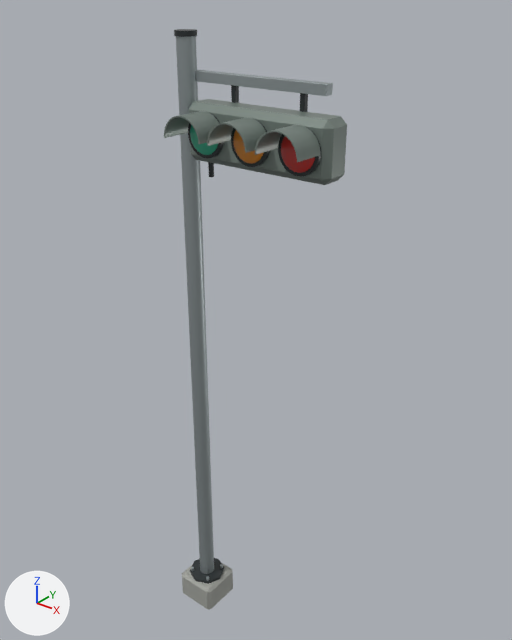
Renders of the glTF model assets/street/traffic_signal/traffic_signal.glb from each side of a commit.
Both versions are drawn from a camera (50 mm lens) standing at (3.46, -3.59, 5.27) and looking at (0.47, 0.14, 2.95). Arrows for +X, +Y and +Z are at lower left; the lights stay in place. The first picture is the older version. Where no turn or scale is listed for an object, it has been applied to the vertices. Vertices at exactly the same position are counted once.

Script lines for the objects in view, before the commit:
```python
ob_amber_convex_lens = bpy.data.objects.new('Amber convex lens', me_sphere_001)
ob_amber_convex_lens.location = (0.67, -0.179, 4.34)
ob_amber_open_sun_visor = bpy.data.objects.new('Amber open sun visor', me_amber_open_sun_visor)
ob_amber_open_sun_visor.location = (0.0, 0.0, 0.0)
ob_green_convex_lens = bpy.data.objects.new('Green convex lens', me_sphere)
ob_green_convex_lens.location = (0.3, -0.179, 4.34)
ob_green_open_sun_visor = bpy.data.objects.new('Green open sun visor', me_green_open_sun_visor)
ob_green_open_sun_visor.location = (0.0, 0.0, 0.0)
ob_horizontal_three_aspect_housing = bpy.data.objects.new('Horizontal three-aspect housing', me_cube_053)
ob_horizontal_three_aspect_housing.location = (0.67, -0.035, 4.34)
ob_red_convex_lens = bpy.data.objects.new('Red convex lens', me_sphere_002)
ob_red_convex_lens.location = (1.04, -0.179, 4.34)
ob_red_open_sun_visor = bpy.data.objects.new('Red open sun visor', me_red_open_sun_visor)
ob_red_open_sun_visor.location = (0.0, 0.0, 0.0)
ob_vertical_mast = bpy.data.objects.new('Vertical mast', me_cylinder_009)
ob_vertical_mast.location = (0.0, 0.0, 2.6)
# also in view: 'Foundation block' at (0.0, 0.0, 0.13); 'Horizontal mounting arm' at (0.55, 0.04, 4.67)
```
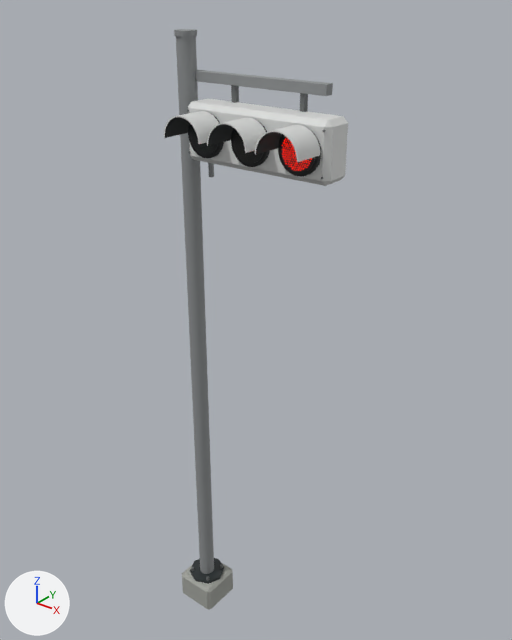
Diff of the bpy script that builds the scene:
```diff
--- a/assets/street/traffic_signal/traffic_signal.glb.py
+++ b/assets/street/traffic_signal/traffic_signal.glb.py
@@ mat_dark_visor_interior @@
+mat_dark_visor_interior = principled_material('Dark visor interior')
+mat_dark_visor_interior.base_color = (0.025, 0.028, 0.028)  # black #2c2f2f
+mat_dark_visor_interior.roughness = 0.84
@@ me_amber_open_sun_visor @@
 me_amber_open_sun_visor.from_pydata(...)  # 132 vertices, 260 faces; spans x 0.517..0.823, y -0.39..-0.17, z 4.34..4.493
+# me_amber_open_sun_visor part 1: 196 faces spanning x 0.517..0.823, y -0.39..-0.17, z 4.34..4.493 switch from mat_deep_teal_enamel (grey #79857e) to mat_warm_white_outdoor_powder_coat (light grey #d8dad8)
+# me_amber_open_sun_visor part 2: 64 faces spanning x 0.525..0.815, y -0.39..-0.17, z 4.34..4.485 switch from mat_deep_teal_enamel (grey #79857e) to mat_dark_visor_interior (black #2c2f2f)
@@ me_green_open_sun_visor @@
 me_green_open_sun_visor.from_pydata(...)  # 132 vertices, 260 faces; spans x 0.147..0.453, y -0.39..-0.17, z 4.34..4.493
+# me_green_open_sun_visor part 3: 196 faces spanning x 0.147..0.453, y -0.39..-0.17, z 4.34..4.493 switch from mat_deep_teal_enamel (grey #79857e) to mat_warm_white_outdoor_powder_coat (light grey #d8dad8)
+# me_green_open_sun_visor part 4: 64 faces spanning x 0.155..0.445, y -0.39..-0.17, z 4.34..4.485 switch from mat_deep_teal_enamel (grey #79857e) to mat_dark_visor_interior (black #2c2f2f)
@@ me_cube_053 @@
 me_cube_053.from_pydata(...)  # 24 vertices, 44 faces; spans x -0.565..0.565, y -0.115..0.115, z -0.19..0.19
-me_cube_053.materials.append(mat_deep_teal_enamel)  # grey #79857e
+me_cube_053.materials.append(mat_warm_white_outdoor_powder_coat)  # light grey #d8dad8
@@ me_red_open_sun_visor @@
 me_red_open_sun_visor.from_pydata(...)  # 132 vertices, 260 faces; spans x 0.887..1.193, y -0.39..-0.17, z 4.34..4.493
+# me_red_open_sun_visor part 5: 196 faces spanning x 0.887..1.193, y -0.39..-0.17, z 4.34..4.493 switch from mat_deep_teal_enamel (grey #79857e) to mat_warm_white_outdoor_powder_coat (light grey #d8dad8)
+# me_red_open_sun_visor part 6: 64 faces spanning x 0.895..1.185, y -0.39..-0.17, z 4.34..4.485 switch from mat_deep_teal_enamel (grey #79857e) to mat_dark_visor_interior (black #2c2f2f)
@@ ob_amber_convex_lens @@
-ob_amber_convex_lens = bpy.data.objects.new('Amber convex lens', me_sphere_001)
@@ ob_green_convex_lens @@
-ob_green_convex_lens = bpy.data.objects.new('Green convex lens', me_sphere)
@@ ob_red_convex_lens @@
-ob_red_convex_lens = bpy.data.objects.new('Red convex lens', me_sphere_002)
@@ ob_red_optical_backing @@
+ob_red_optical_backing = bpy.data.objects.new('Red optical backing', me_cylinder_016)  # a 64-sided cylinder along y spanning x -0.124..0.124, y -0.004..0.004, z -0.124..0.124; in mat_dark_optical_array_backing (black #181b1d)
+ob_red_optical_backing.location = (1.04, -0.181, 4.34)
@@ ob_red_led_array @@
+ob_red_led_array = bpy.data.objects.new('Red LED array', me_red_led_array)  # 1592 vertices, 1194 faces; spans x 0.93..1.15, y -0.19, z 4.232..4.448; in mat_red_led_lit (red #bf2112, glowing red #ff1908)
+ob_red_led_array.location = (0.0, 0.0, 0.0)
@@ ob_green_optical_backing @@
+ob_green_optical_backing = bpy.data.objects.new('Green optical backing', me_cylinder_016.copy())
+ob_green_optical_backing.location = (0.3, -0.181, 4.34)
@@ ob_green_led_array @@
+ob_green_led_array = bpy.data.objects.new('Green LED array', me_green_led_array)  # 1592 vertices, 1194 faces; spans x 0.191..0.41, y -0.19, z 4.232..4.448; in mat_green_led_off (dark grey #2a3330)
+ob_green_led_array.location = (0.0, 0.0, 0.0)
@@ ob_amber_optical_backing @@
+ob_amber_optical_backing = bpy.data.objects.new('Amber optical backing', me_cylinder_016.copy())
+ob_amber_optical_backing.location = (0.67, -0.181, 4.34)
@@ ob_amber_led_array @@
+ob_amber_led_array = bpy.data.objects.new('Amber LED array', me_amber_led_array)  # 1592 vertices, 1194 faces; spans x 0.561..0.78, y -0.19, z 4.232..4.448; in mat_amber_led_off (dark grey #353027)
+ob_amber_led_array.location = (0.0, 0.0, 0.0)
```

Boxes (x1, y1, x2, y2) around the edits, measured in the pictures (512 x 640 px):
'Horizontal three-aspect housing', recoloured (grey to light grey): (189, 99, 347, 185) in both
'Red convex lens', deleted (red): before (281, 136, 315, 173)
'Red optical backing', added: after (280, 136, 315, 173)
'Amber convex lens', deleted (orange): before (233, 130, 264, 164)
'Amber optical backing', added: after (233, 129, 264, 164)
'Green convex lens', deleted: before (190, 125, 218, 155)
'Green optical backing', added: after (189, 125, 218, 155)
'Red LED array', added: after (282, 137, 312, 171)
'Amber LED array', added: after (234, 133, 260, 162)
'Green LED array', added: after (190, 126, 215, 153)
part 1 of me_amber_open_sun_visor, recoloured (grey to light grey): (207, 117, 266, 153) in both
part 2 of me_amber_open_sun_visor, recoloured (grey to black): (208, 124, 233, 146) in both
part 3 of me_green_open_sun_visor, recoloured (grey to light grey): (164, 111, 219, 144) in both
part 4 of me_green_open_sun_visor, recoloured (grey to black): (165, 117, 189, 138) in both
part 5 of me_red_open_sun_visor, recoloured (grey to light grey): (255, 125, 320, 162) in both
part 6 of me_red_open_sun_visor, recoloured (grey to black): (256, 132, 282, 154) in both
